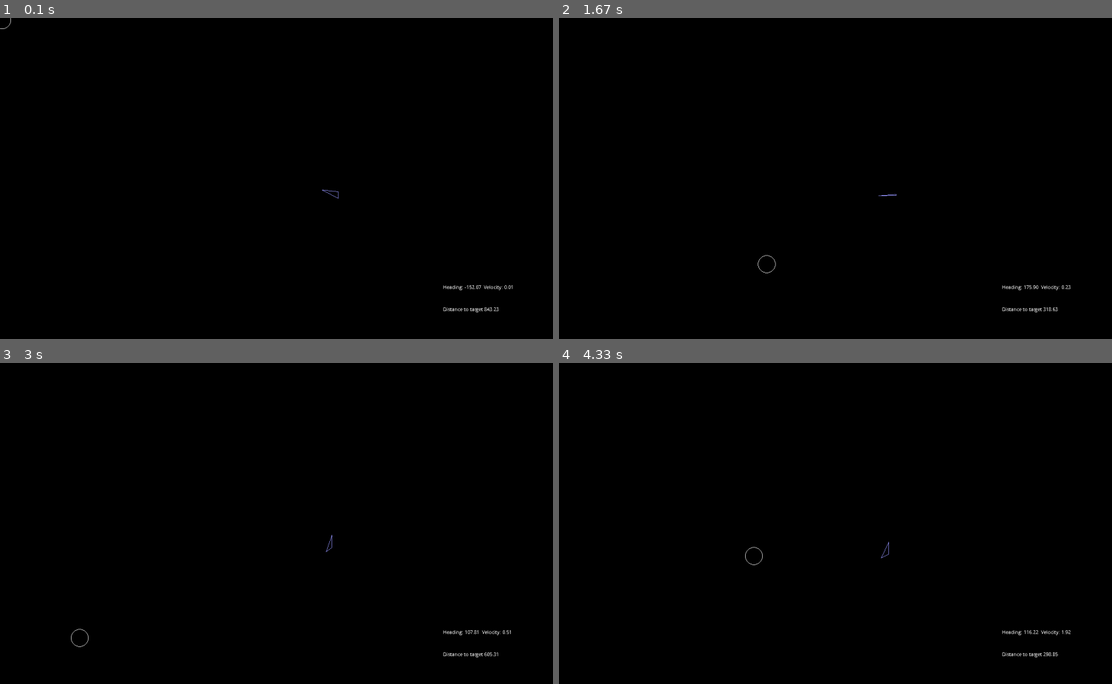
Above: before the commit, frames 1-4 (two rows, left to right).
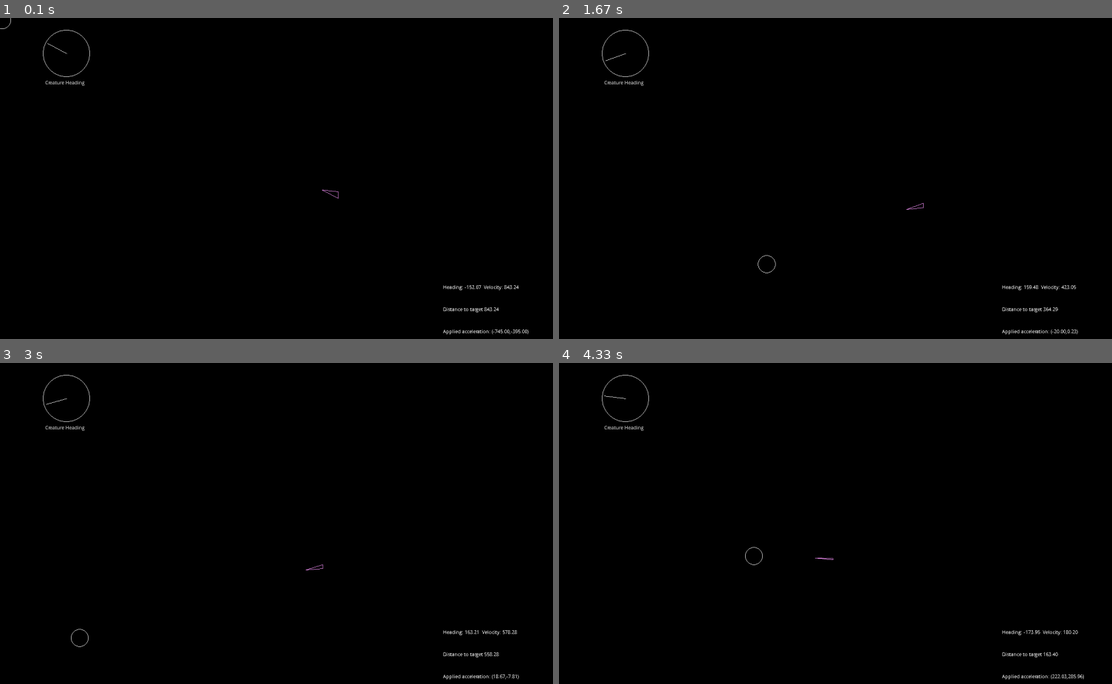
Above: after the commit, the same moments.

Repository: fallinbryan/pygame_visualizations
Game: pygame game, started from evol_eco.py
Same seed, same stepped clock (60 frames per second), same inputs: the game is played once before the commit and once after it.
Inputs (mouse positions are in pixels of both pictures, inside the frame that each line leads up to):
- Up to frame 1 (0.1 s): no input
- Up to frame 2 (1.67 s): press the mouse at (730, 197) at 0.37 s; move the mouse to (846, 236) at 0.47 s; release the mouse at (957, 274) at 0.6 s; click (957, 220) at 0.8 s; click (1062, 200) at 1.2 s; click (769, 265) at 1.6 s
- Up to frame 3 (3 s): move the mouse to (536, 529) at 1.87 s; click (536, 529) at 2 s; move the mouse to (149, 594) at 2.27 s; click (149, 594) at 2.4 s; click (77, 639) at 2.8 s
- Up to frame 4 (4.33 s): click (946, 629) at 3.2 s; click (835, 574) at 3.6 s; move the mouse to (664, 433) at 3.87 s; click (664, 433) at 4 s; move the mouse to (752, 555) at 4.27 s

The runs differ from the first frame. In frame 1, 0.3% of the frame differs, in the area x 7-96%, y 3-99%; in frame 2, 0.4%; in frame 3, 0.4%; in frame 4, 0.4%, in the area x 7-95%, y 3-99%.

Commit message:
fixes bug in Vector where normalize would stuck in an infinite loop because it calls magnitude wich resets the index paramater back to zero

Diff:
--- a/Physics.py
+++ b/Physics.py
@@ -9,8 +9,8 @@
         self.mass = 0.0
 
     def update(self):
+        self.position = self.position.add(self.velocity)
         self.velocity = self.velocity.add(self.acceleration)
-        self.position = self.position.add(self.velocity)
         self.acceleration.mul(0)
 
     def apply_force(self, force):
--- a/Vector.py
+++ b/Vector.py
@@ -57,12 +57,13 @@
         return r_sum
 
     def normalize(self):
+        copy = Vector(*self())
         if self.magnitude() == 0:
             return Vector(*[0 for _ in self.vect])
-        return Vector(*[a / self.magnitude() for a in self.vect])
+        return Vector(*[a / self.magnitude() for a in copy])
 
     def magnitude(self):
-        squares = [a ** 2 for a in self.vect]
+        squares = [a**2 for a in self.vect]
         return math.sqrt(self._kahun_sum(squares))
 
     def is_orthogonal_to(self, vect):
--- a/evol_eco.py
+++ b/evol_eco.py
@@ -8,6 +8,30 @@
 from Physics import Physics
 
 random.seed()
+
+class Compass(object):
+    def __init__(self, surface, pos, title=None):
+        self.surface = surface
+        self.heading = 0
+        self.pos = pos
+        self.radius = 48
+        if title:
+            self.title = title
+        else:
+            self.title = 'Compass'
+    def show(self, heading):
+        font = pg.font.SysFont('Comic Sans MS', 12)
+        self.heading = heading
+        pg.draw.circle(self.surface, (255,255,255), self.pos.floor()(), self.radius + 5, 1)
+        x = self.pos.x + self.radius * math.cos(heading)
+        y = self.pos.y + self.radius * math.sin(heading)
+        end = Vector2D(x, y)
+        pg.draw.line(self.surface, (255, 255, 255), self.pos(), end(), 1)
+        title_text = font.render(self.title, True, (255,255,255))
+
+
+        self.surface.blit(title_text, (self.pos.x - self.radius, self.pos.y + self.radius + 10))
+
 
 
 class DNA(object):
@@ -32,29 +56,43 @@
 
 
 class Creature(Physics):
+    color_map = {'wandering': (242, 145, 247),
+                 'seeking food': (91, 242, 67),
+                 'seeking mate': (255, 178, 178)}
     def __init__(self, surface, pos, dna):
         super().__init__()
         self.surface = surface
         self.position = pos
         self.dna = dna
-        self.energy = 1000.0
+        self.energy = 500.0
         self.age = 1.0
         self.alive = True
         self.sex = random.choice(['male', 'female'])
-        self.max_speed = 0.1
+        self.max_speed = 20
+        self.prev_acc = Vector2D(0, 0)
+        self.state = "wandering"
+
+    def apply_force(self, force):
+        super().apply_force(force)
+        self.prev_acc = force
 
     def seek(self, target):
         desired = target.position.sub(self.position)
         desired = desired.normalize()
         desired = desired.mul(self.position.distance(target.position))
-        error = desired.sub(self.velocity)
-
-        return error
+        force = desired.sub(self.velocity)
+
+        return force
 
     def test_seek(self, target):
         force = self.seek(target)
-        force.set_magnitude(.01)
+        # force.set_magnitude(1)
         self.apply_force(force)
+        mag = self.position.distance(target.position)*0.5
+        self.velocity.set_magnitude(mag)
+
+        if self.velocity.magnitude() > self.max_speed:
+            self.velocity.set_magnitude(self.max_speed)
 
     def seek_nearest(self, targets):
         min_dist = 9999999
@@ -66,7 +104,7 @@
                     target = _target
         force = self.seek(target)
         found = None
-        if self.position.distance(target.position) < 25:
+        if self.position.distance(target.position) < 50:
             found = target
 
         return force, found
@@ -80,19 +118,20 @@
         return Creature(self.surface, self.position, new_dna)
 
     def wander(self):
+
         x_max = self.surface.get_width()
         y_max = self.surface.get_height()
         class target:
             position = Vector2D(x_max/2, y_max/2)
         force = self.velocity.random_vector(math.pi)
         force.set_magnitude(0.01)
-        if self.position.x in range(0, 50):
-            force = self.seek(target)
-        elif self.position.x in range (x_max - 50, x_max):
-            force = self.seek(target)
-        if self.position.y in range(0, 50):
-            force = self.seek(target)
-        elif self.position.y in range(y_max - 50, y_max):
+        if int(self.position.x) in range(0, 100):
+            force = self.seek(target)
+        elif int(self.position.x) in range (x_max - 100, x_max):
+            force = self.seek(target)
+        if int(self.position.y) in range(0, 500):
+            force = self.seek(target)
+        elif int(self.position.y) in range(y_max - 100, y_max):
             force = self.seek(target)
 
         return force
@@ -102,7 +141,7 @@
     def C_update(self, environment):
         if self.energy == 0:
             self.alive = False
-        if self.age > 1000.0:
+        if self.age > 5000.0:
             self.alive = False
 
         if self.alive:
@@ -110,14 +149,19 @@
             self.age += 0.5
 
             if self.energy < 100:
+                self.state = "seeking food"
                 force, found = self.seek_nearest(environment['food'])
                 if found:
                     self.eat_food(found)
-            elif self.age > 25:
+
+            elif self.age > 500 and self.energy > 100:
+                self.state = "seeking mate"
                 force, found = self.seek_nearest(environment['creatures'])
                 if found:
                     self.breed(found.dna)
+                    self.alive = False
             else:
+                self.state = 'wandering'
                 force = self.wander()
 
 
@@ -127,10 +171,11 @@
                 self.velocity.set_magnitude(self.max_speed)
 
     def draw(self):
-        if self.sex == "male":
-            color = (150, 150, 255)
-        else:
-            color = (255, 150, 150)
+        color = self.color_map[self.state]
+        # if self.sex == "male":
+        #     color = (150, 150, 255)
+        # else:
+        #     color = (255, 150, 150)
         pointlist = []
         pointlist.append((int(self.position.x + 25*math.cos(self.velocity.getTheta())), int(self.position.y + 25*math.sin(self.velocity.getTheta()))))
         pointlist.append((int(self.position.x - 15*math.cos(self.velocity.getTheta())), int(self.position.y - 15*math.sin(self.velocity.getTheta()))))
@@ -162,12 +207,12 @@
     HEIGHT = canvas.get_height()
 
     # environment = {"food": [Food(random.randrange(0, WIDTH), random.randrange(0, HEIGHT)) for _ in range(100)],
-    #                "creatures": [Creature(canvas, Vector2D(random.randrange(0, WIDTH), random.randrange(0, HEIGHT)), DNA()) for _ in range(20)]}
+    #                "creatures": [Creature(canvas, Vector2D(random.randrange(0, WIDTH), random.randrange(0, HEIGHT)), DNA()) for _ in range(10)]}
 
     # environment = {"food": [Food(WIDTH/2, HEIGHT/2) for _ in range(1)],
     #                "creatures": [
     #                    Creature(canvas, Vector2D(random.randrange(0, WIDTH), random.randrange(0, HEIGHT)), DNA()) for _
-    #                    in range(2)]}
+    #                    in range(10)]}
 
     class Target:
         def __init__(self):
@@ -176,6 +221,7 @@
             self.position = Vector2D(arg[0],arg[1])
     target = Target()
     creature = Creature(canvas, Vector2D(WIDTH/2, HEIGHT/2), DNA())
+    compass = Compass(canvas, Vector2D(WIDTH*0.1, HEIGHT*0.1), 'Creature Heading')
     isGrabbed = False
     while  True:
         # pg.time.wait(100)
@@ -220,13 +266,15 @@
         creature.test_seek(target)
         creature.update()
         creature.draw()
-
+        compass.show(creature.velocity.getTheta())
         heading_text = font.render('Heading: {:.02f}  Velocity: {:.02f}'.format(creature.velocity.getTheta() * 180 / math.pi,
                                                               creature.velocity.magnitude()), False, (255, 255, 255))
         distance_text = font.render('Distance to target {:.02f}'.format(creature.position.distance(target.position)), False, (255, 255, 255))
+        accell_text = font.render('Applied acceleration: ({:.02f},{:.02f})'.format(creature.prev_acc.x, creature.prev_acc.y), False, (255, 255, 255))
 
         canvas.blit(heading_text, (WIDTH - 500, HEIGHT - 200))
         canvas.blit(distance_text, (WIDTH - 500, HEIGHT - 150))
+        canvas.blit(accell_text, (WIDTH - 500, HEIGHT - 100))
         pg.display.flip()
 
         pg.time.delay(100)
